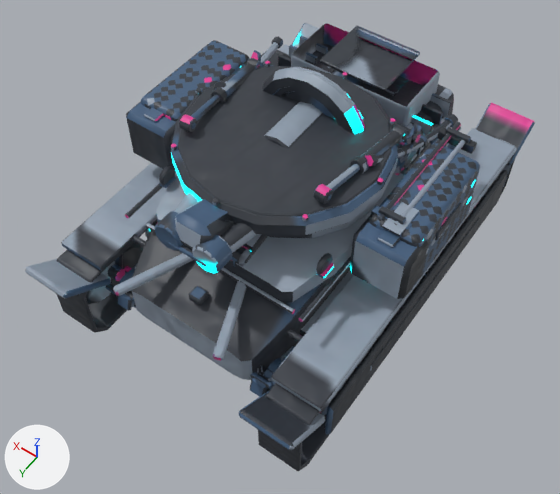
A saved change to the FBX model unity/RogueCommandAssetAuthoring/Assets/RogueCommandExpansionSample/Models/SurgeArcTank_Atlas.fbx.
The view is the same before and after, from a camera (50 mm lens) standing at (-1.86, 2.84, 4.43) and looking at (-0.09, 0.36, 0.54). The lights are fixed; the arrows at lower left show +X, +Y and +Z. The picture after the commit comes second. Vertices at exactly the same position are counted once.

In view in the first picture: 'SurgeArcTank_UnifiedMesh'.
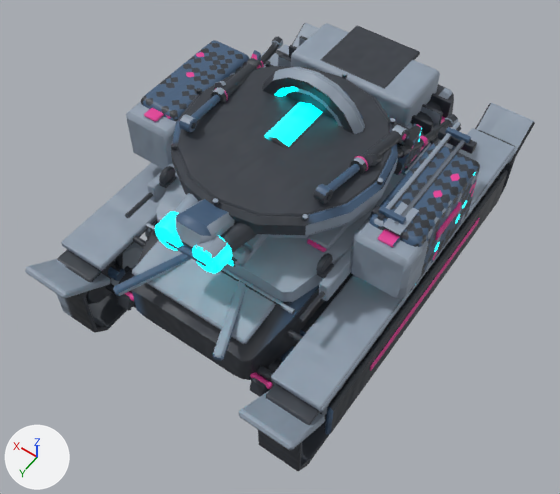
Pixel boxes (x1, y1, x2, y2) of what changed, in the pictures (560 x 494 px):
part 1 of me_surgearctank_unifiedmesh_data_001, added: after (319, 140, 453, 301)
part 2 of me_surgearctank_unifiedmesh_data_001, added: after (147, 163, 176, 203)
part 3 of me_surgearctank_unifiedmesh_data_001, added: after (307, 239, 326, 252)
part 4 of me_surgearctank_unifiedmesh_data_001, added (blue): after (132, 240, 276, 344)
part 5 of me_surgearctank_unifiedmesh_data_001, surface changed: (53, 23, 535, 452) in both

Edits to the bpy script that builds the scene:
```text
Change me_surgearctank_unifiedmesh_data_001:
    used by ob_surgearctank_unifiedmesh; location = (0.0, 0.0, 0.0)
    remove me_surgearctank_unifiedmesh_data_001.from_pydata(...)  # 11788 vertices, 11657 faces; spans x -1.01..1.01, y -1.48..1.49, z 0.03..1.58
    add me_surgearctank_unifiedmesh_data_001.from_pydata(...)  # 11956 vertices, 11839 faces; spans x -1.01..1.01, y -1.48..1.49, z 0.03..1.58
    me_surgearctank_unifiedmesh_data_001 part 1: the loose piece of 24 vertices spanning x -0.66..-0.54, y -0.78..0.78, z 0.45..0.51 is copied, and the copy is scaled about its middle by (0.454, 0.961, 2.86), then moved by (-0.03, -0.05, 0.4); it spans x -0.66..-0.6, y -0.8..0.7, z 0.81..0.95
    me_surgearctank_unifiedmesh_data_001 part 2: the loose piece of 24 vertices spanning x 0.54..0.66, y -0.78..0.78, z 0.45..0.51 is copied, and the copy is scaled about its middle by (0.454, 0.961, 2.86), then moved by (0.03, -0.05, 0.4); it spans x 0.6..0.66, y -0.8..0.7, z 0.81..0.95
    me_surgearctank_unifiedmesh_data_001 part 3: the loose piece of 24 vertices spanning x -0.61..-0.55, y 0.55..0.66, z 0.94..0.97 is copied, and the copy is scaled about its middle by (2.43, 3.41, 0.706), then moved by (0.12, -0.25, 0.03); it spans x -0.52..-0.4, y 0.19..0.53, z 0.98..1.0
    me_surgearctank_unifiedmesh_data_001 part 4: a new loose piece of 24 vertices spanning x -0.42..0.42, y 0.77..1.15, z 0.71..0.81, in mat_surgearctank_material_atlas
    me_surgearctank_unifiedmesh_data_001 part 5: 10877 kept faces spanning x -1.01..1.01, y -1.48..1.49, z 0.03..1.58 get new texture (UV) coordinates
    other edits to the shape of me_surgearctank_unifiedmesh_data_001 do not show in these pictures
```
